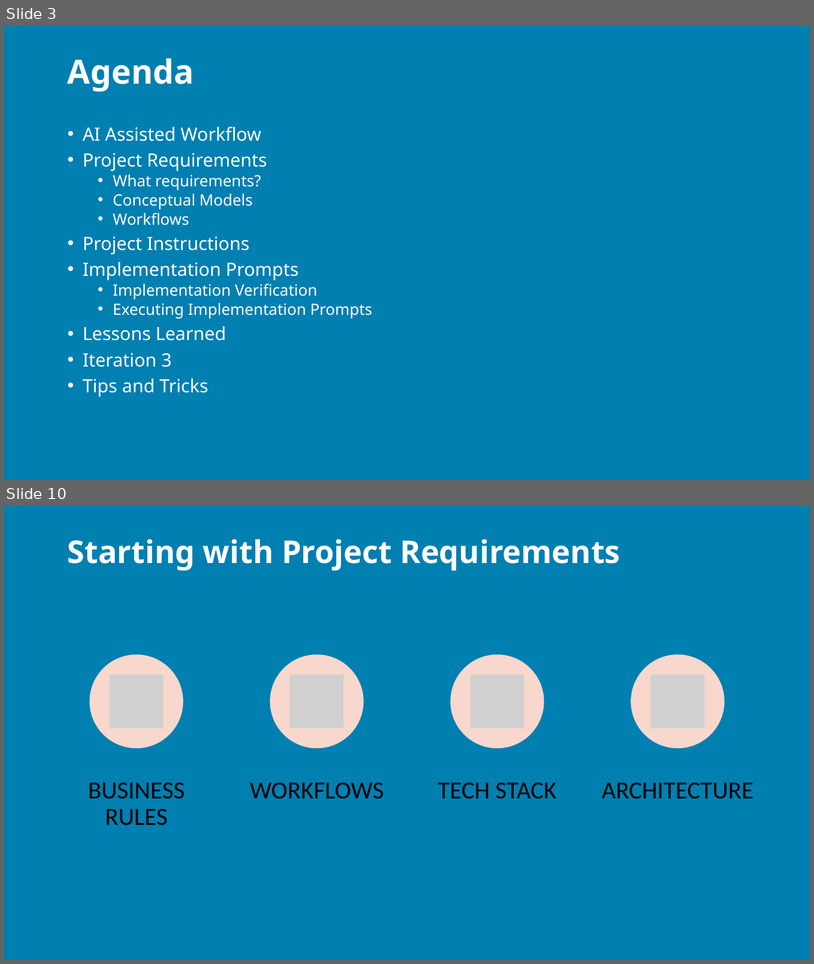
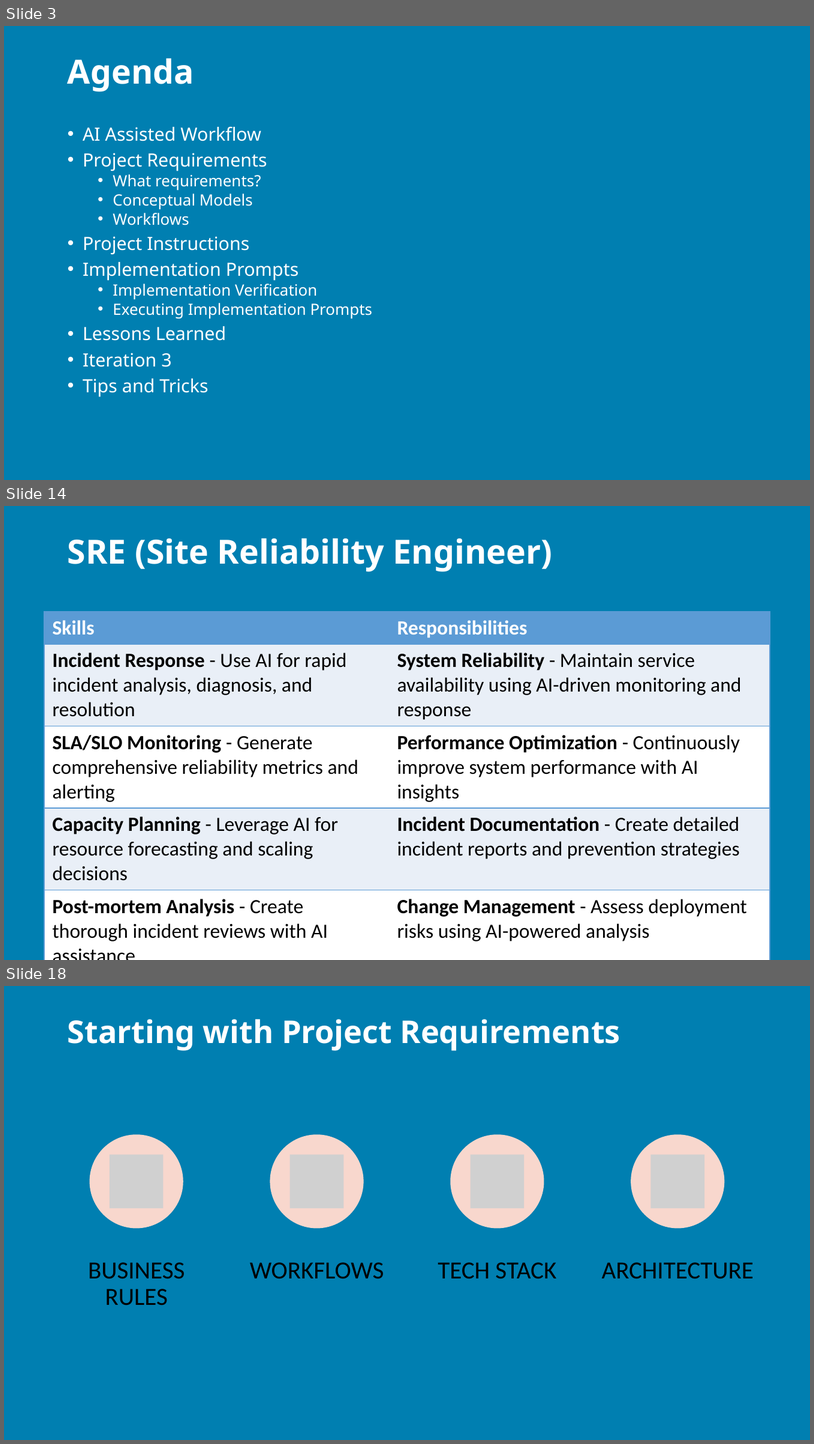
Before and after one commit to j0hnnymiller/AI-Assisted-Software-Development, a slide deck: Slides/AIASD-Greenfield-slides.pptx. Shown one above the other, each under a label of ours: slides 3 and 10 before the commit, slides 3, 14 and 18 after it; the slides between them are not shown. The pictures are 814x964 and 814x1444 pixels, drawn with LibreOffice and Linux fonts; fonts in the diff are those of the drawing; grey boxes stand for pictures; background and template pictures are left out. Boxes give left, top, right and bottom in pixels: in the first picture for what was removed or moved away, otherwise in the second. Text is boxed around its words. In the diff, an @@ line names an element or a change of style, - is before the commit and + after.

Commit message:
feat: add AI-First vs. Prompt-First development slides and supporting markdown content

```diff
--- a/Slides/AIASD-Greenfield-slides.pptx
+++ b/Slides/AIASD-Greenfield-slides.pptx
@@ slide 14 added at <box>4,506,810,960</box>, background picture (left out) @@
@@ title added at <box>68,538,553,572</box>, 29.7 pt, text #FFFFFF, bold @@
+SRE (Site Reliability Engineer)
@@ table added at <box>44,612,770,943</box>, 6 rows, 2 columns @@
+Skills | Responsibilities
+Incident Response - Use AI for rapid incident analysis, diagnosis, and resolution | System Reliability - Maintain service availability using AI-driven monitoring and response
+SLA/SLO Monitoring - Generate comprehensive reliability metrics and alerting | Performance Optimization - Continuously improve system performance with AI insights
+Capacity Planning - Leverage AI for resource forecasting and scaling decisions | Incident Documentation - Create detailed incident reports and prevention strategies
+Post-mortem Analysis - Create thorough incident reviews with AI assistance | Change Management - Assess deployment risks using AI-powered analysis
+Reliability Engineering - Design fault-tolerant systems with AI recommendations | On-call Excellence - Optimize on-call procedures and reduce MTTR with AI support
@@ what was slide 10 is now slide 18 @@
```
Also in this commit, not shown: 3 slides changed, 14 other slides added, 5 slides removed, 3 other files.
